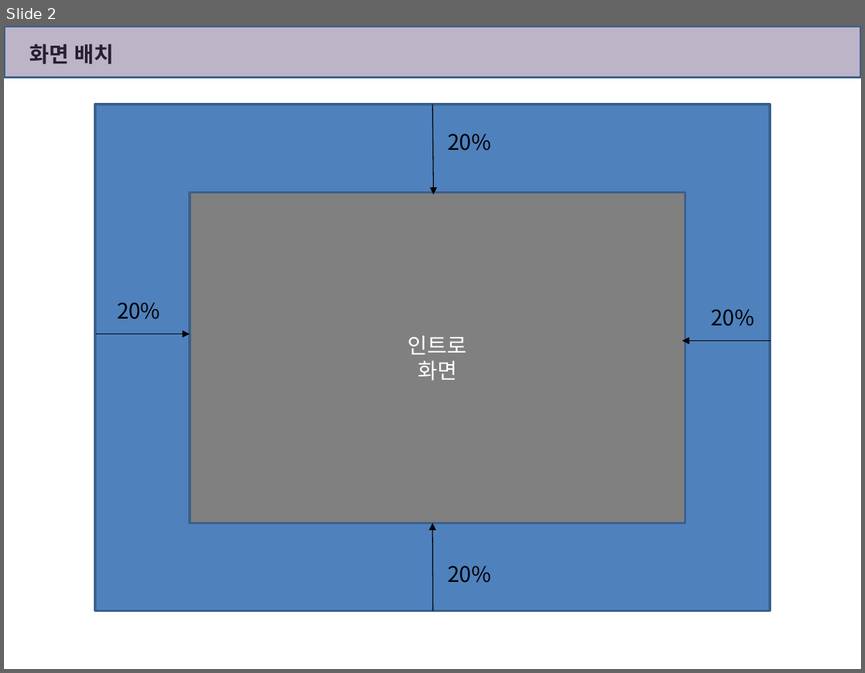
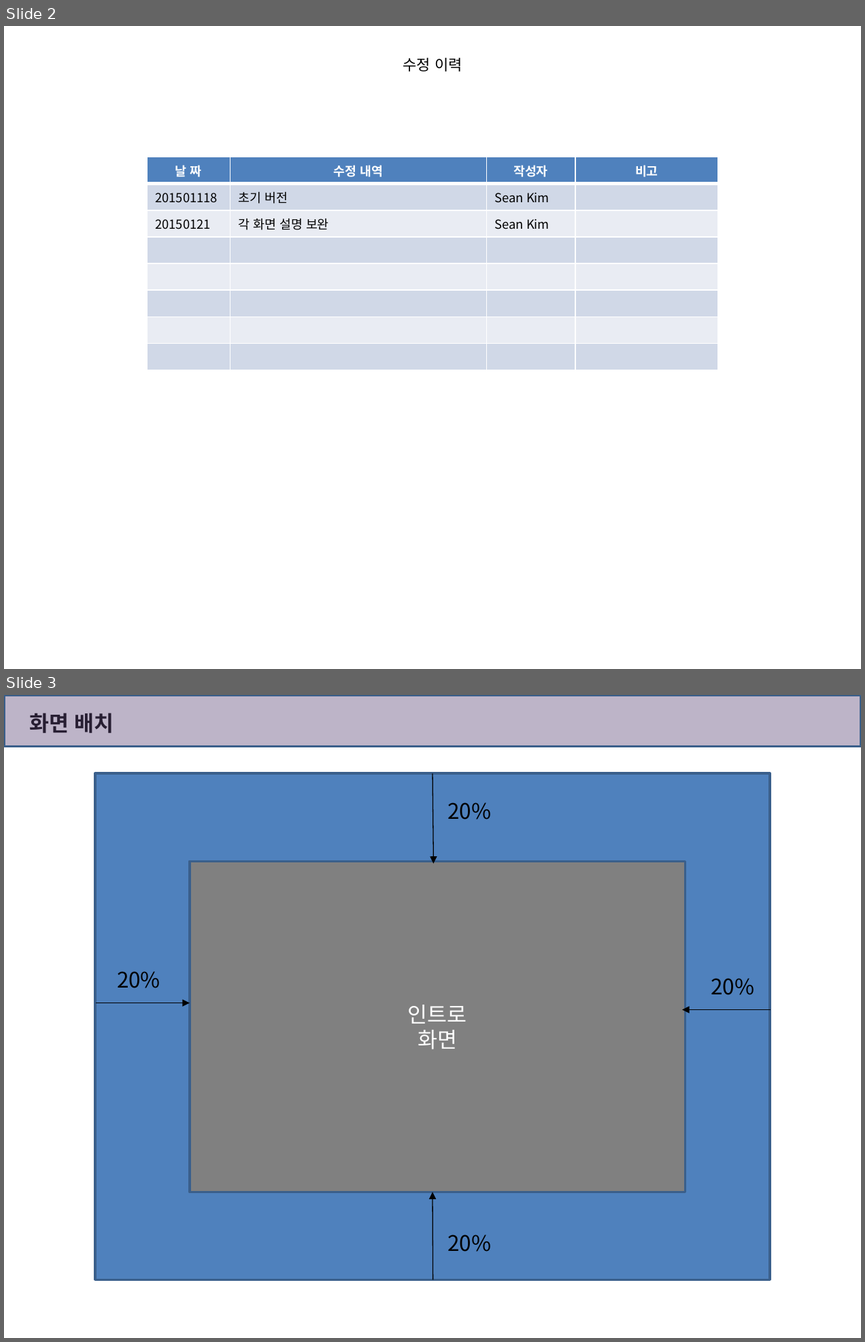
Before and after one commit to uglyduck68/hedgehop, a slide deck: 화면 모드.pptx. Shown one above the other, each under a label of ours: slide 2 before the commit, slides 2 and 3 after it. The pictures are 865x673 and 865x1342 pixels, drawn with LibreOffice and Linux fonts; fonts in the diff are those of the drawing. Boxes give left, top, right and bottom in pixels: in the first picture for what was removed or moved away, otherwise in the second. Text is boxed around its words. In the diff, an @@ line names an element or a change of style, - is before the commit and + after.

```diff
--- a/화면 모드.pptx
+++ b/화면 모드.pptx
@@ slide 2 added at box(4, 26, 861, 669), background #FFFFFF @@
@@ title added at box(402, 57, 462, 72), 12.6 pt, text #000000 @@
+수정 이력
@@ table added at box(147, 157, 719, 346), 8 rows, 4 columns @@
+날 짜 | 수정 내역 | 작성자 | 비고
+201501118 | 초기 버전 | Sean Kim | 
+20150121 | 각 화면 설명 보완 | Sean Kim | 
+ |  |  | 
+ |  |  | 
+ |  |  | 
+ |  |  | 
+ |  |  | 
@@ what was slide 2 is now slide 3 @@
```
Also in this commit, not shown: 4 slides changed, 4 other files.
